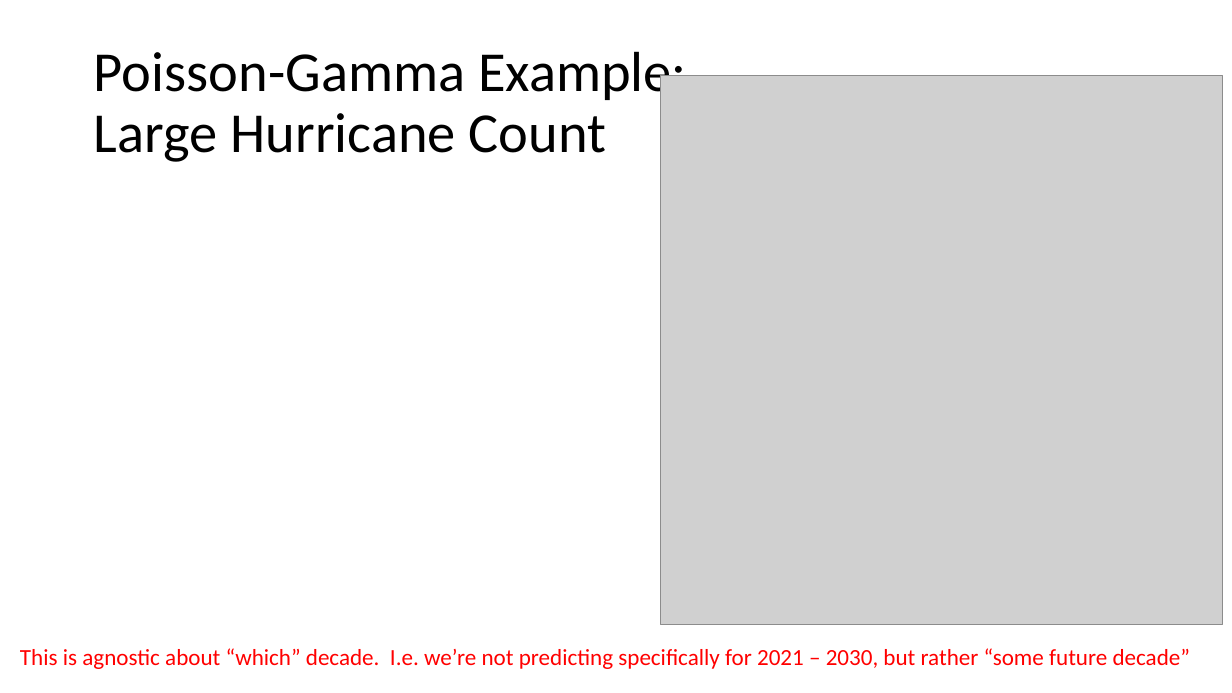
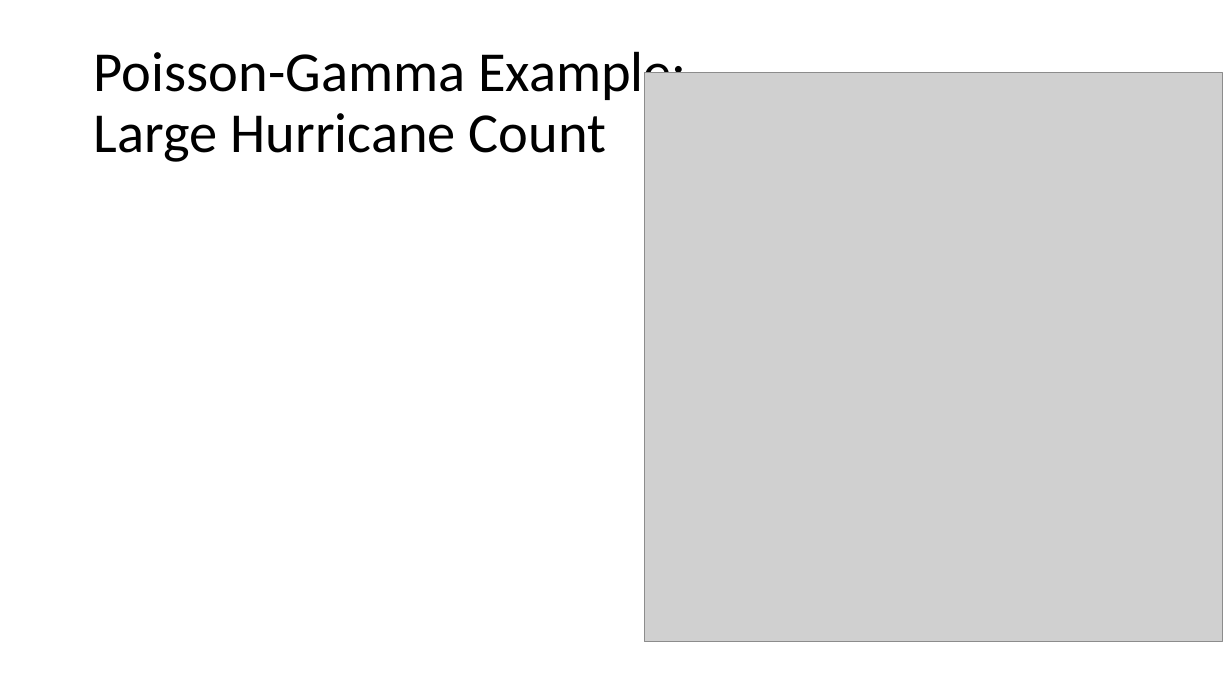
Before and after one commit to vgharris3/predictiveInference, a slide deck: slide 21 of Thesis_Files/ThesisDefense.pptx. Drawn at 1232x693 pixels with LibreOffice and Linux fonts; fonts in the diff are those of the drawing; grey boxes stand for pictures. Boxes give left, top, right and bottom in pixels: in the first picture for what was removed or moved away, otherwise in the second. Text is boxed around its words. In the diff, an @@ line names an element or a change of style, - is before the commit and + after.

Commit message:
Corrections through NormIGk(), including Dean's help on EG and PG examples prior parameter choices.

```diff
--- a/Thesis_Files/ThesisDefense.pptx
+++ b/Thesis_Files/ThesisDefense.pptx
@@ picture: place and size @@
-picture at [661,75,1223,624]
+picture at [644,73,1223,642]
@@ text removed at [20,648,1190,669] @@
-This is agnostic about “which” decade. I.e. we’re not predicting specifically for 2021 – 2030, but rather “some future decade”
```
Also in this commit, not shown: 11 other slides changed, 7 slides added, 13 other files.
